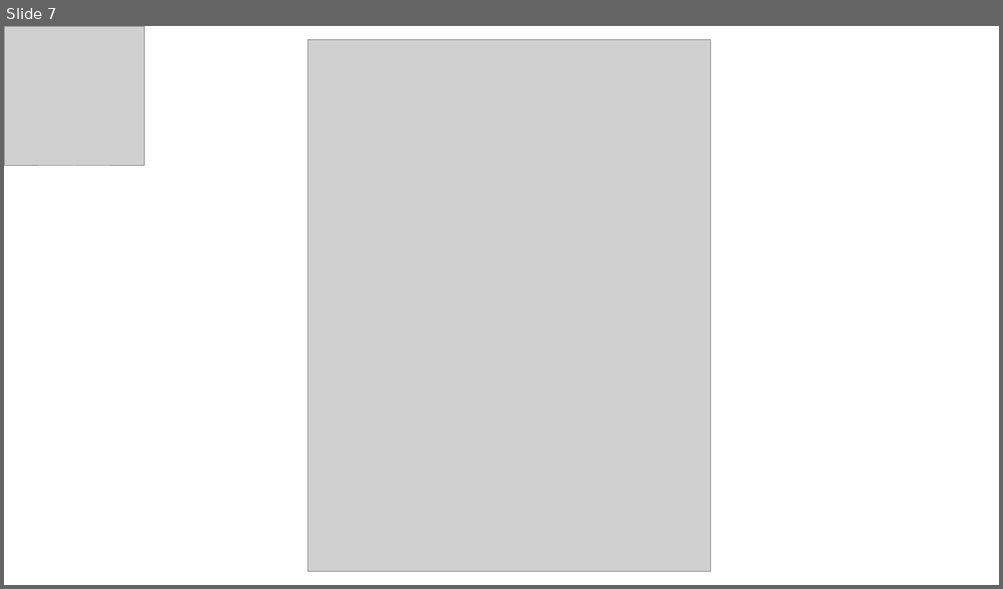
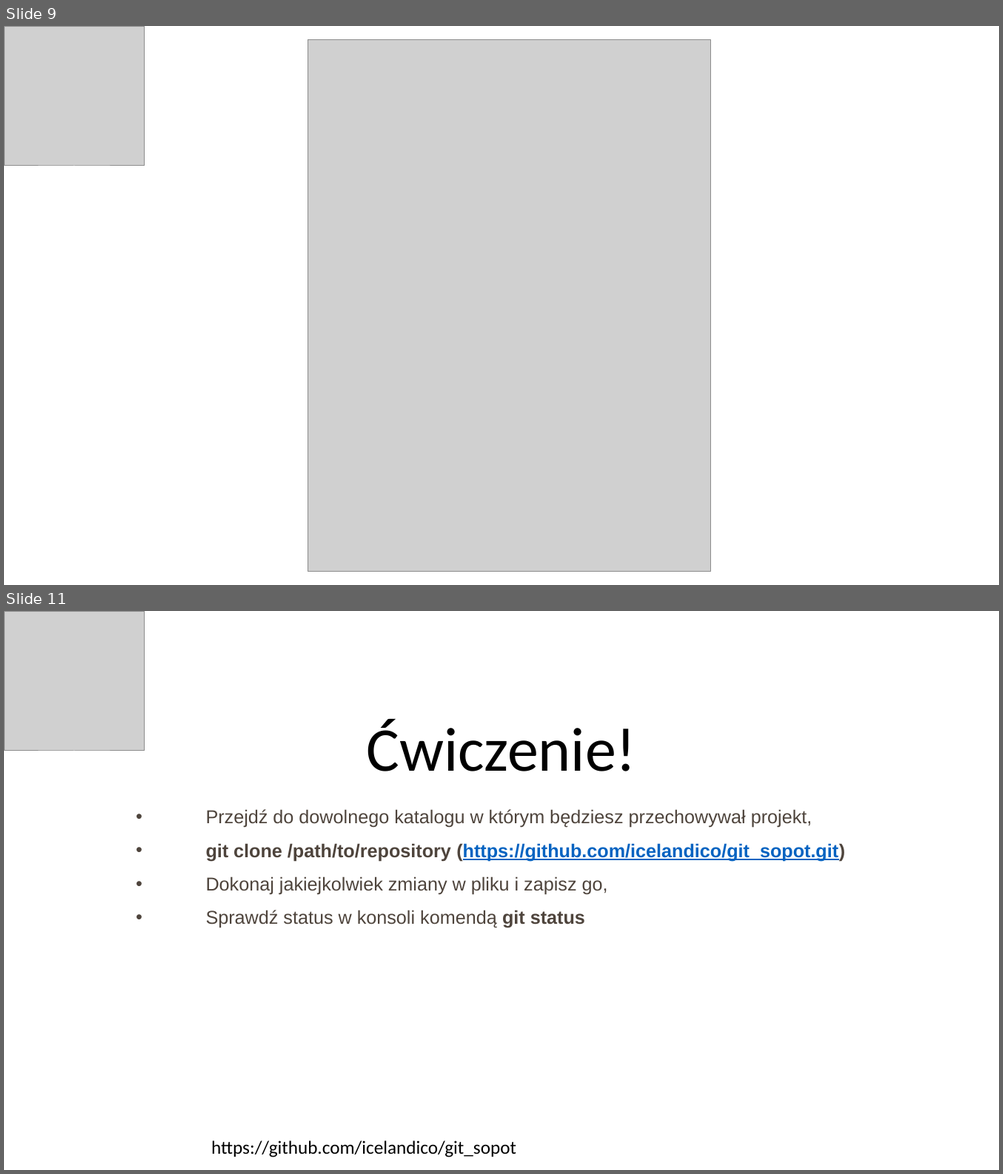
Before and after one commit to icelandico/git_sopot, a slide deck: presentation/GIT.pptx. Shown one above the other, each under a label of ours: slide 7 before the commit, slides 9 and 11 after it; the slides between them are not shown. The pictures are 1003x589 and 1003x1174 pixels, drawn with LibreOffice and Linux fonts; fonts in the diff are those of the drawing; grey boxes stand for pictures. Boxes give left, top, right and bottom in pixels: in the first picture for what was removed or moved away, otherwise in the second. Text is boxed around its words. In the diff, an @@ line names an element or a change of style, - is before the commit and + after.

```diff
--- a/presentation/GIT.pptx
+++ b/presentation/GIT.pptx
@@ slide 11 added at (x1=4, y1=611, x2=999, y2=1170), background #FFFFFF @@
@@ picture added at (x1=4, y1=611, x2=145, y2=752) @@
@@ title added at (x1=366, y1=719, x2=636, y2=772), 60 pt, text #000000 @@
+Ćwiczenie!
@@ text added at (x1=206, y1=809, x2=845, y2=928), 18 pt, text #4E443C @@
+• Przejdź do dowolnego katalogu w którym będziesz przechowywał projekt,
+• git clone /path/to/repository (https://github.com/icelandico/git_sopot.git)
+• Dokonaj jakiejkolwiek zmiany w pliku i zapisz go,
+• Sprawdź status w konsoli komendą git status
@@ text added at (x1=211, y1=1141, x2=516, y2=1158), 18 pt, text #000000 @@
+https://github.com/icelandico/git_sopot
@@ what was slide 7 is now slide 9 @@
```
Also in this commit, not shown: 1 slide changed, 3 other slides added, 1 other file.
